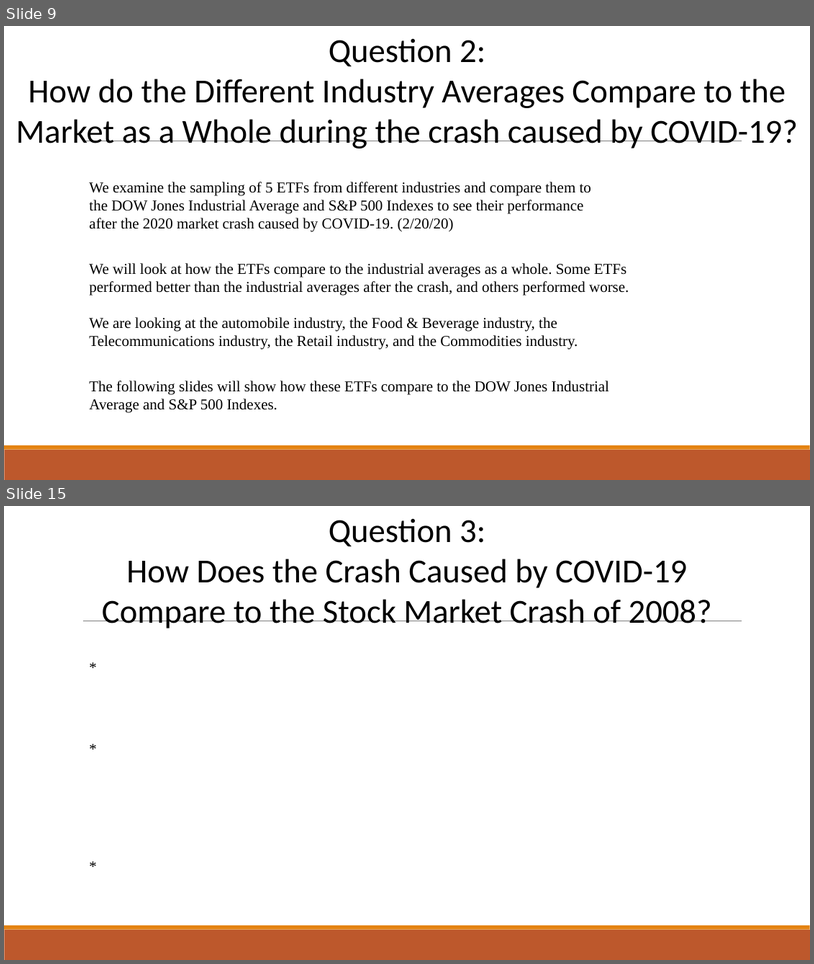
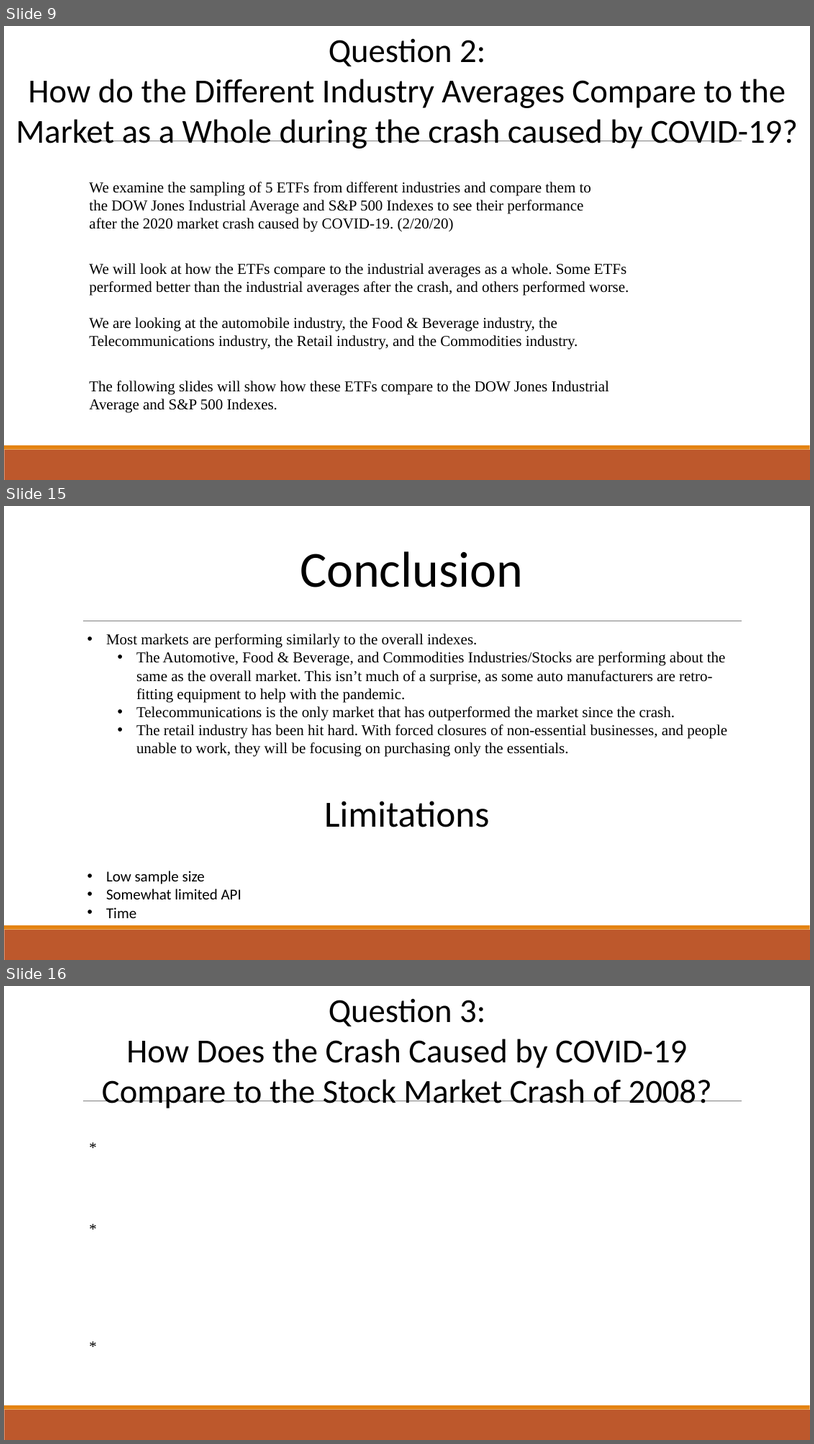
Before and after one commit to Sal-r/Corona-Virus-Vs-Stock-Market, a slide deck: Final/Presentations/COVID-19 Stock Presentation.pptx. Shown one above the other, each under a label of ours: slides 9 and 15 before the commit, slides 9, 15 and 16 after it; the slides between them are not shown. The pictures are 814x964 and 814x1444 pixels, drawn with LibreOffice and Linux fonts; fonts in the diff are those of the drawing; background and template pictures are left out. Boxes give left, top, right and bottom in pixels: in the first picture for what was removed or moved away, otherwise in the second. Text is boxed around its words. In the diff, an @@ line names an element or a change of style, - is before the commit and + after.

```diff
--- a/Final/Presentations/COVID-19 Stock Presentation.pptx
+++ b/Final/Presentations/COVID-19 Stock Presentation.pptx
@@ slide 15 added at (x1=4, y1=506, x2=810, y2=960), background picture (left out); not listed: 3 template elements that a slide beside it also shows @@
@@ text added at (x1=300, y1=551, x2=523, y2=587), 60 pt, text #000000 @@
+Conclusion
@@ text added at (x1=106, y1=633, x2=728, y2=757), 18 pt, text #000000 @@
+• Most markets are performing similarly to the overall indexes.
+  • The Automotive, Food & Beverage, and Commodities Industries/Stocks are performing about the same as the overall market. This isn’t much of a surprise, as some auto manufacturers are retro-fitting equipment to help with the pandemic.
+  • Telecommunications is the only market that has outperformed the market since the crash.
+  • The retail industry has been hit hard. With forced closures of non-essential businesses, and people unable to work, they will be focusing on purchasing only the essentials.
@@ text added at (x1=324, y1=800, x2=489, y2=827), 44 pt, text #000000 @@
+Limitations
@@ text added at (x1=106, y1=870, x2=242, y2=918), 18 pt, text #000000 @@
+• Low sample size
+• Somewhat limited API
+• Time
@@ what was slide 15 is now slide 16 @@
```
Also in this commit, not shown: 5 slides changed, 4 other files.
